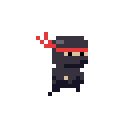
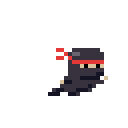
Comparing the layer stacks of the two 128x128 images. Changes:
hid "Run 3", painted on it over [36, 32, 92, 96]
added layer "Dash" over [52, 48, 108, 96]
